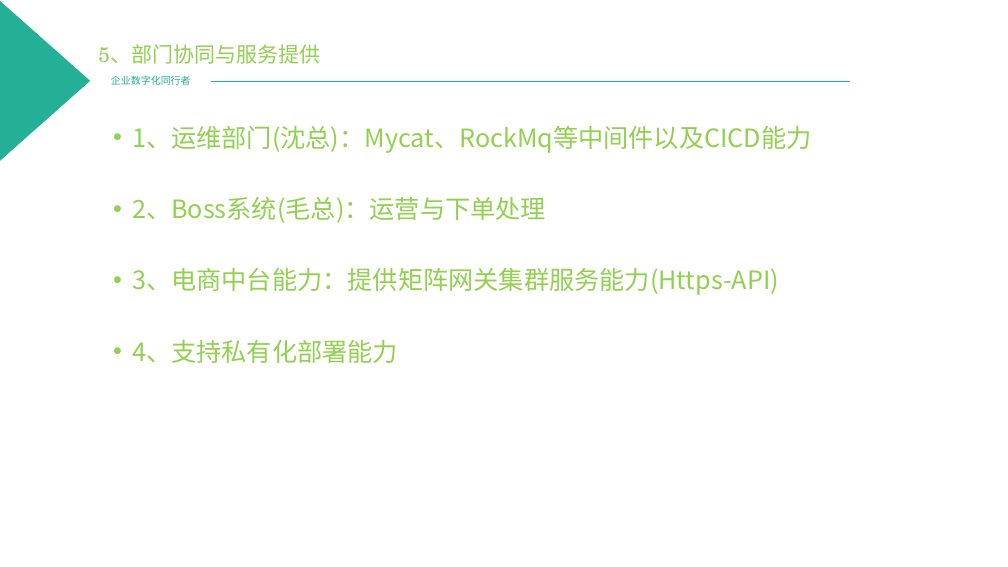
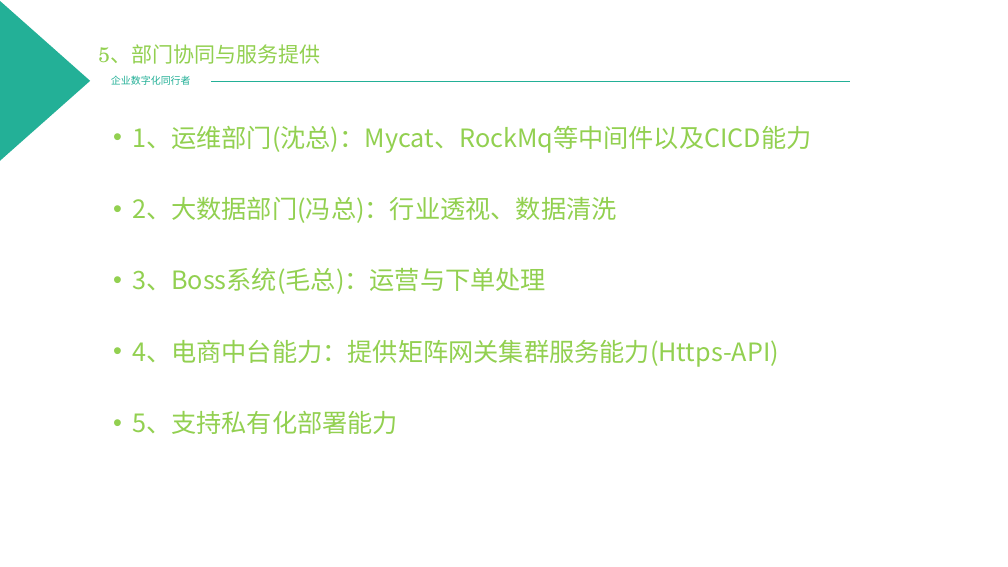
Before and after one commit to PowerYangcl/company-docment, a slide deck: slide 10 of 中企动力/2019年电商中台发展规划 - 杨成琳.pptx (slide 7 before the commit). Drawn at 1008x567 pixels with LibreOffice and Linux fonts; fonts in the diff are those of the drawing; background and template pictures are left out. Boxes give left, top, right and bottom in pixels: in the first picture for what was removed or moved away, otherwise in the second. Text is boxed around its words. In the diff, an @@ line names an element or a change of style, - is before the commit and + after.

```diff
--- a/中企动力/2019年电商中台发展规划 - 杨成琳.pptx
+++ b/中企动力/2019年电商中台发展规划 - 杨成琳.pptx
@@ text at <box>132,197,779,434</box>: text changed @@
-• 2、Boss系统(毛总)：运营与下单处理
-• 3、电商中台能力：提供矩阵网关集群服务能力(Https-API)
-• 4、支持私有化部署能力
+• 2、大数据部门(冯总)：行业透视、数据清洗
+• 3、Boss系统(毛总)：运营与下单处理
+• 4、电商中台能力：提供矩阵网关集群服务能力(Https-API)
+• 5、支持私有化部署能力
```
Also in this commit, not shown: 2 other slides changed, 3 slides added.
